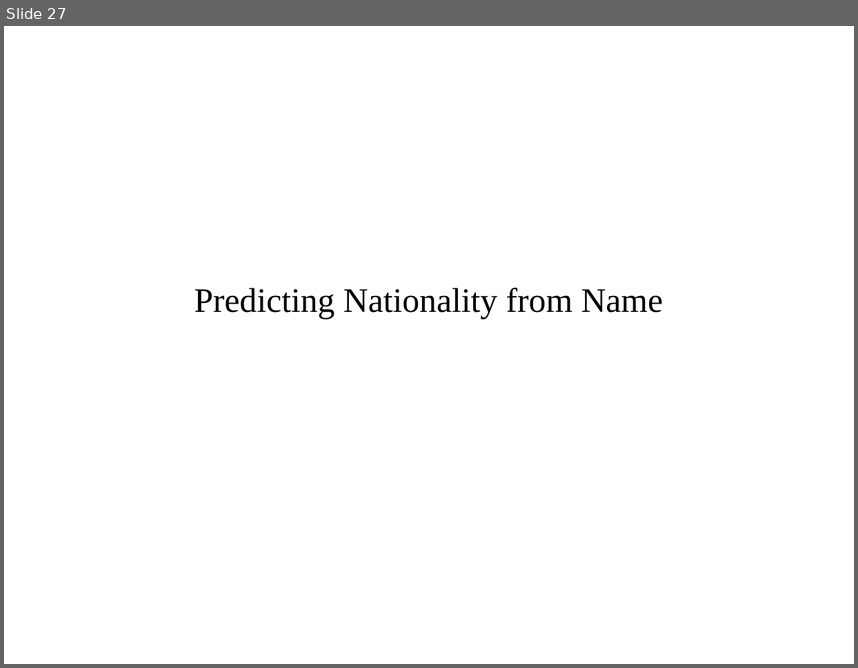
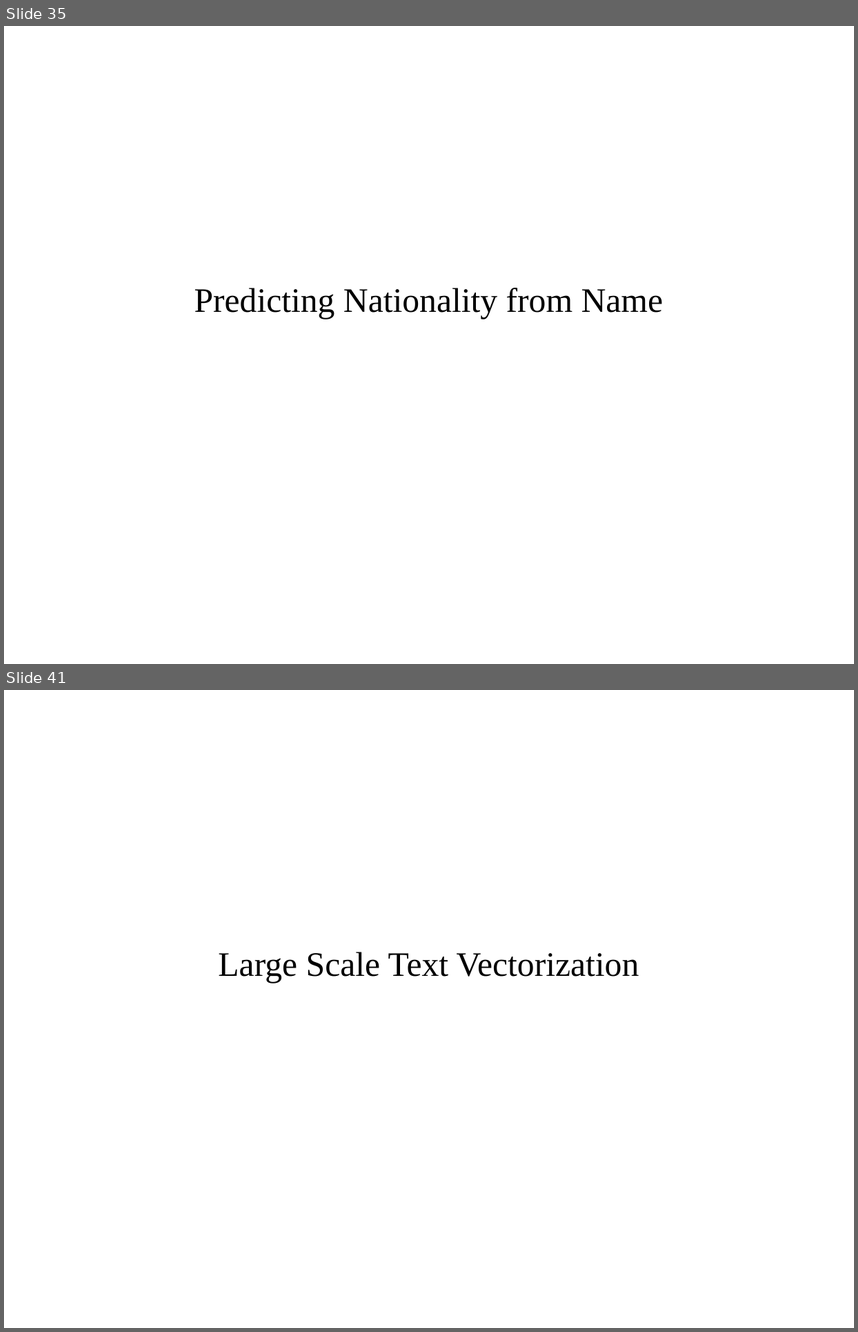
Before and after one commit to amueller/applied_ml_spring_2017, a slide deck: slides/aml-19-040317.odp. Shown one above the other, each under a label of ours: slide 27 before the commit, slides 35 and 41 after it; the slides between them are not shown. The pictures are 858x668 and 858x1332 pixels, drawn with LibreOffice and Linux fonts; fonts in the diff are those of the drawing. Boxes give left, top, right and bottom in pixels: in the first picture for what was removed or moved away, otherwise in the second. Text is boxed around its words. In the diff, an @@ line names an element or a change of style, - is before the commit and + after.

```diff
--- a/slides/aml-19-040317.odp
+++ b/slides/aml-19-040317.odp
@@ slide 41 added at <box>4,690,854,1328</box>, background #FFFFFF @@
@@ subtitle added at <box>218,952,639,983</box>, 32 pt, text #000000 @@
+Large Scale Text Vectorization
@@ what was slide 27 is now slide 35 @@
```
Also in this commit, not shown: 2 slides changed, 23 other slides added, 6 slides removed, 2 other files.
